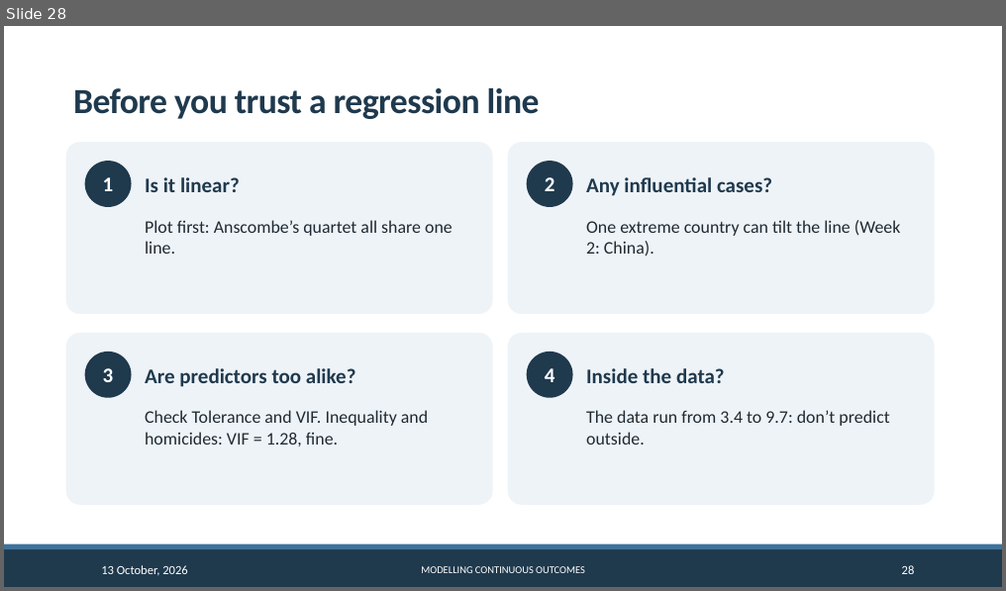
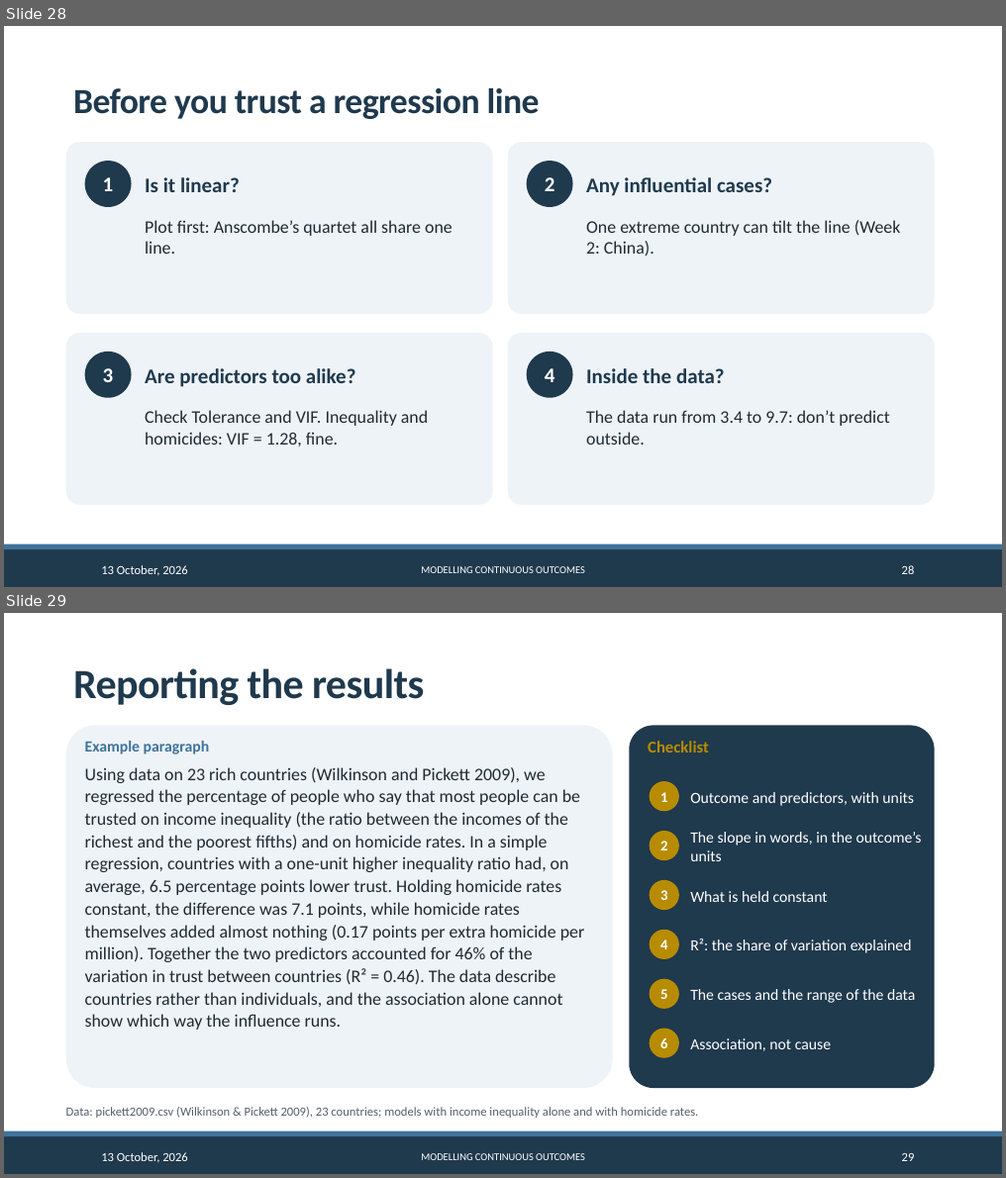
Before and after one commit to CGMoreh/SOC2069-QUANT-26, a slide deck: Materials/Slides/slides_w3.pptx. Shown one above the other, each under a label of ours: slide 28 before the commit, slides 28 and 29 after it. The pictures are 1006x591 and 1006x1178 pixels, drawn with LibreOffice and Linux fonts; fonts in the diff are those of the drawing; background and template pictures are left out. Boxes give left, top, right and bottom in pixels: in the first picture for what was removed or moved away, otherwise in the second. Text is boxed around its words. In the diff, an @@ line names an element or a change of style, - is before the commit and + after.

```diff
--- a/Materials/Slides/slides_w3.pptx
+++ b/Materials/Slides/slides_w3.pptx
@@ slide 29 added at box(4, 613, 1002, 1174), background #FFFFFF; not listed: 2 template elements that a slide beside it also shows @@
@@ title added at box(73, 668, 424, 705), 40 pt, text #20394E, bold @@
+Reporting the results
@@ rounded rectangle added at box(66, 725, 613, 1088), fill #EEF3F7 @@
@@ rounded rectangle added at box(629, 725, 935, 1088), fill #1F394D @@
@@ text added at box(85, 741, 585, 1030), 17 pt, text #1F2A33 @@
+Example paragraph
+Using data on 23 rich countries (Wilkinson and Pickett 2009), we regressed the percentage of people who say that most people can be trusted on income inequality (the ratio between the incomes of the richest and the poorest fifths) and on homicide rates. In a simple regression, countries with a one-unit higher inequality ratio had, on average, 6.5 percentage points lower trust. Holding homicide rates constant, the difference was 7.1 points, while homicide rates themselves added almost nothing (0.17 points per extra homicide per million). Together the two predictors accounted for 46% of the variation in trust between countries (R² = 0.46). The data describe countries rather than individuals, and the association alone cannot show which way the influence runs.
@@ text added at box(648, 741, 709, 753), 16 pt, text #B88C00, bold @@
+Checklist
@@ ellipse added at box(649, 781, 679, 811), fill #B88C00, 14 pt, text #FFFFFF, bold @@
+1
@@ text added at box(690, 792, 914, 806), 15 pt, text #FFFFFF @@
+Outcome and predictors, with units
@@ ellipse added at box(649, 831, 679, 861), fill #B88C00, 14 pt, text #FFFFFF, bold @@
+2
@@ text added at box(690, 832, 922, 861), 15 pt, text #FFFFFF @@
+The slope in words, in the outcome’s units
@@ ellipse added at box(649, 880, 679, 910), fill #B88C00, 14 pt, text #FFFFFF, bold @@
+3
@@ text added at box(690, 891, 828, 902), 15 pt, text #FFFFFF @@
+What is held constant
@@ ellipse added at box(649, 930, 679, 959), fill #B88C00, 14 pt, text #FFFFFF, bold @@
+4
@@ text added at box(690, 939, 912, 954), 15 pt, text #FFFFFF @@
+R²: the share of variation explained
@@ ellipse added at box(649, 979, 679, 1009), fill #B88C00, 14 pt, text #FFFFFF, bold @@
+5
@@ text added at box(690, 989, 915, 1003), 15 pt, text #FFFFFF @@
+The cases and the range of the data
@@ ellipse added at box(649, 1029, 679, 1059), fill #B88C00, 14 pt, text #FFFFFF, bold @@
+6
@@ text added at box(690, 1039, 831, 1052), 15 pt, text #FFFFFF @@
+Association, not cause
@@ text added at box(66, 1107, 698, 1118), 12 pt, text #55606B @@
+Data: pickett2009.csv (Wilkinson & Pickett 2009), 23 countries; models with income inequality alone and with homicide rates.
@@ text added at box(101, 1153, 188, 1163), 12 pt, text #FFFFFF @@
+13 October, 2026
@@ text added at box(421, 1154, 585, 1160), 10 pt, text #FFFFFF @@
+MODELLING CONTINUOUS OUTCOMES
@@ page number added at box(902, 1154, 915, 1161), 12 pt, text #FFFFFF @@
+29
```
Also in this commit, not shown: 2 other slides added, 1 slide removed, 36 other files.
